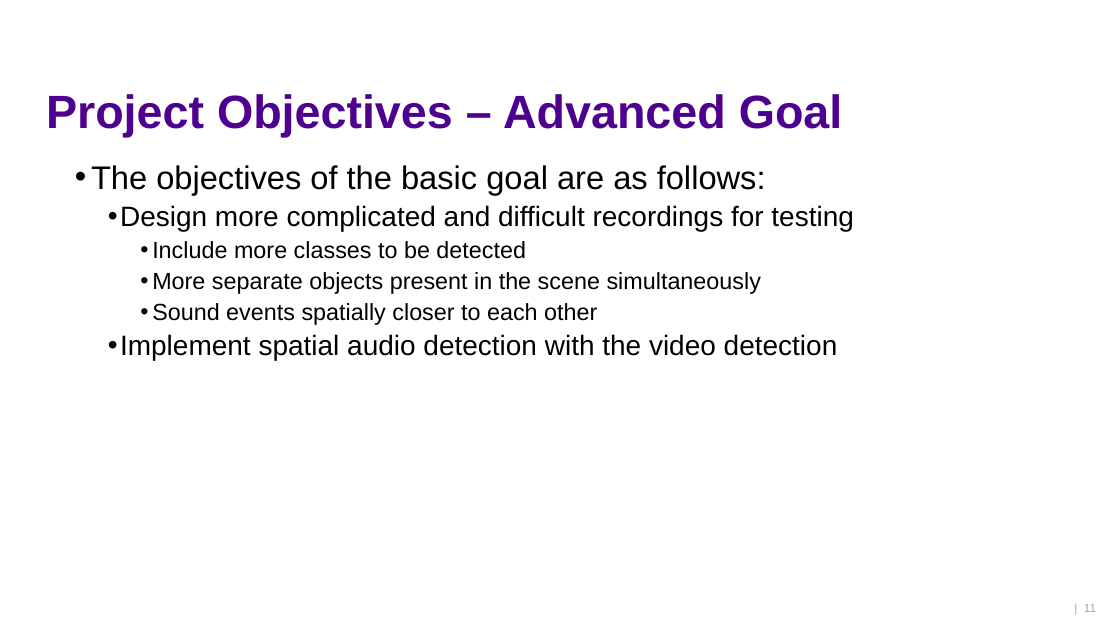
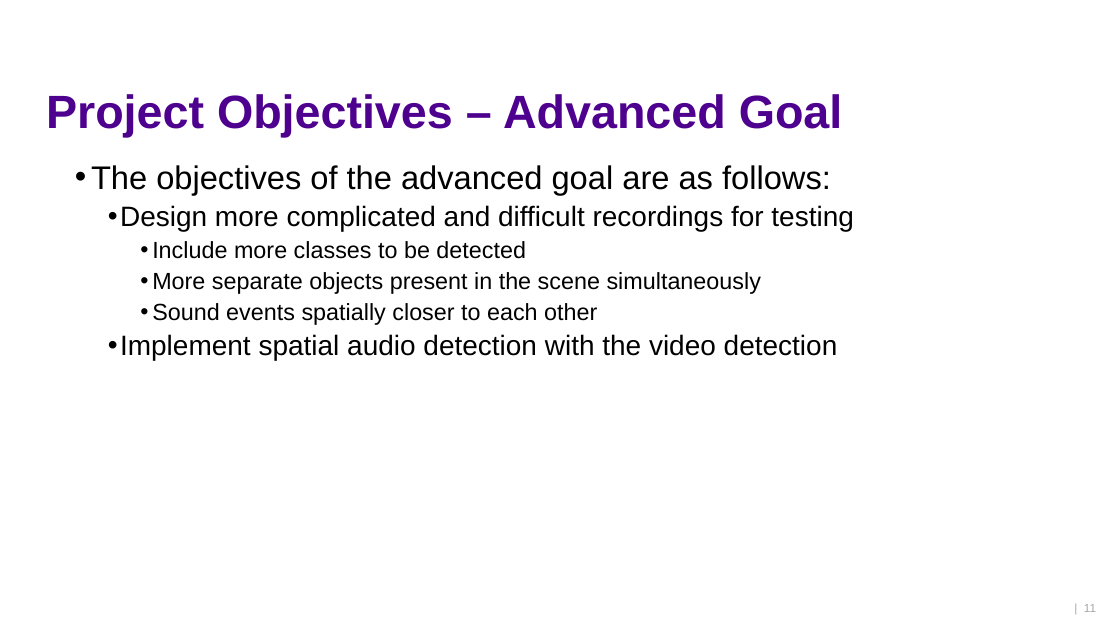
Before and after one commit to ktlhtn/AutoSTAnnot, a slide deck: slide 11 of Power point files/Project plan report.pptx. Drawn at 1120x630 pixels with LibreOffice and Linux fonts; fonts in the diff are those of the drawing; background and template pictures are left out. Boxes give left, top, right and bottom in pixels: in the first picture for what was removed or moved away, otherwise in the second. Text is boxed around its words. In the diff, an @@ line names an element or a change of style, - is before the commit and + after.

Commit message:
projec plan presentation final

```diff
--- a/Power point files/Project plan report.pptx
+++ b/Power point files/Project plan report.pptx
@@ text at (x1=91, y1=165, x2=831, y2=195): text changed @@
-  • The objectives of the basic goal are as follows:
+  • The objectives of the advanced goal are as follows:
```
Also in this commit, not shown: 1 other slide changed.
